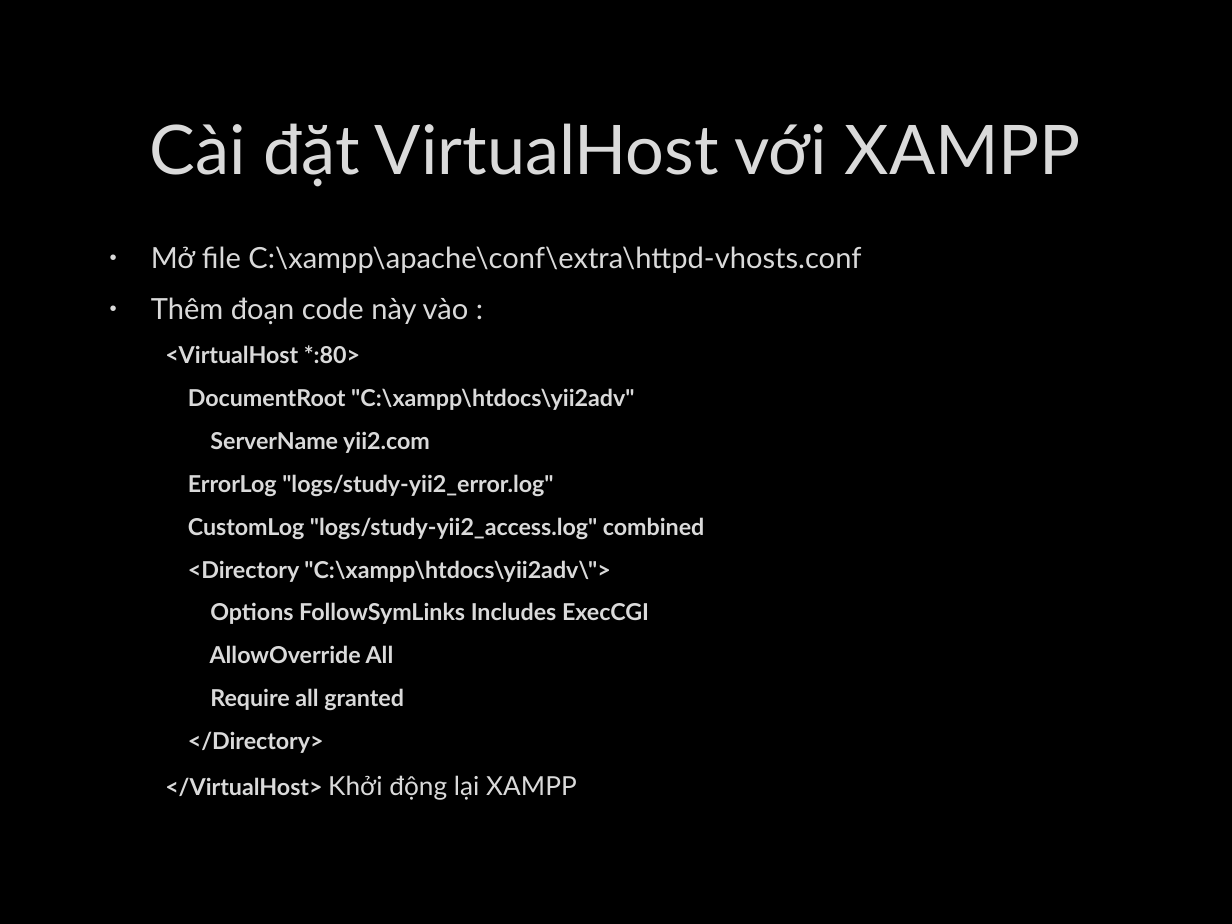
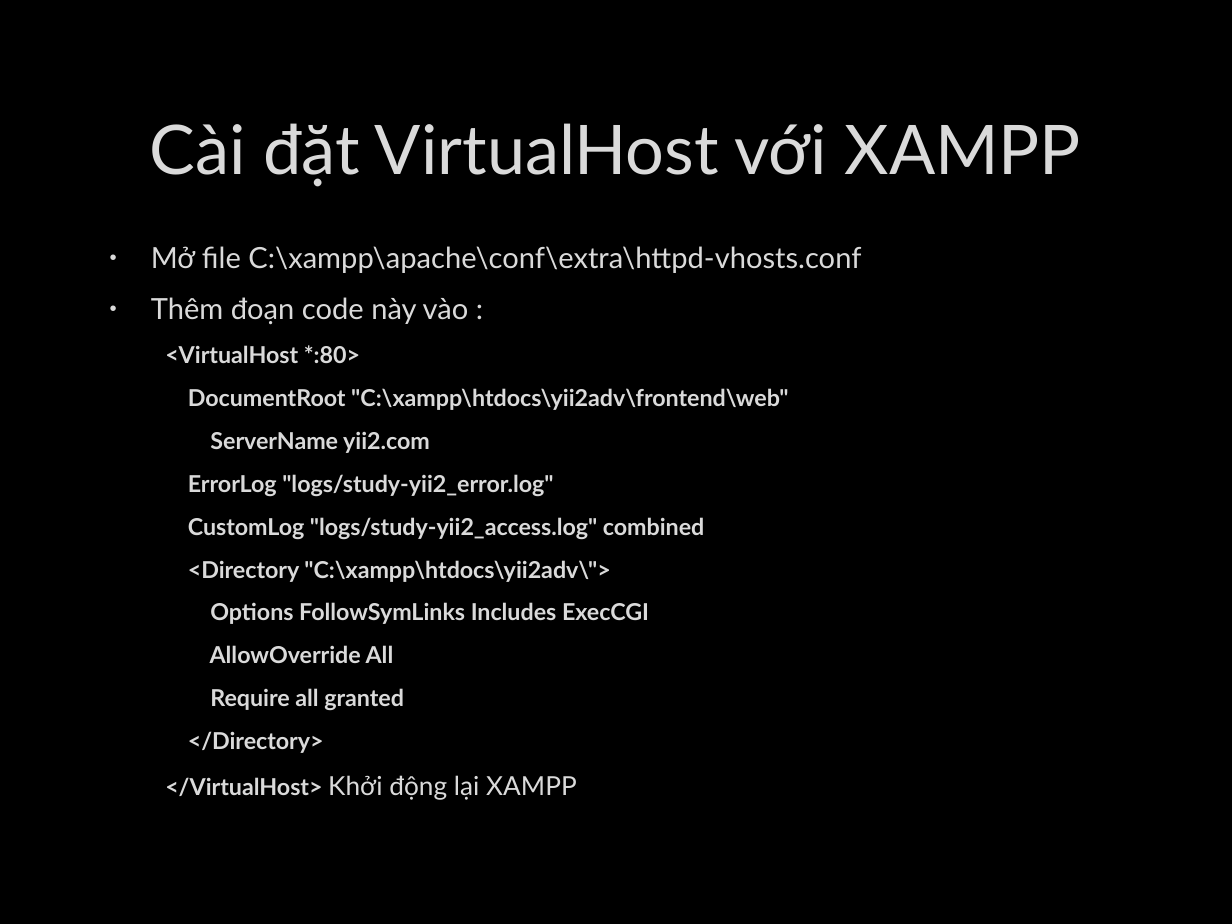
Before and after one commit to deviknight/php, a slide deck: slide 18 of Yii-Framwork.pptx. Drawn at 1232x924 pixels with LibreOffice and Linux fonts; fonts in the diff are those of the drawing; background and template pictures are left out. Boxes give left, top, right and bottom in pixels: in the first picture for what was removed or moved away, otherwise in the second. Text is boxed around its words. In the diff, an @@ line names an element or a change of style, - is before the commit and + after.

```diff
--- a/Yii-Framwork.pptx
+++ b/Yii-Framwork.pptx
@@ text at (188, 388, 788, 410): text changed @@
-  DocumentRoot "C:\xampp\htdocs\yii2adv"
+  DocumentRoot "C:\xampp\htdocs\yii2adv\frontend\web"
```
Also in this commit, not shown: 1 other slide changed.
